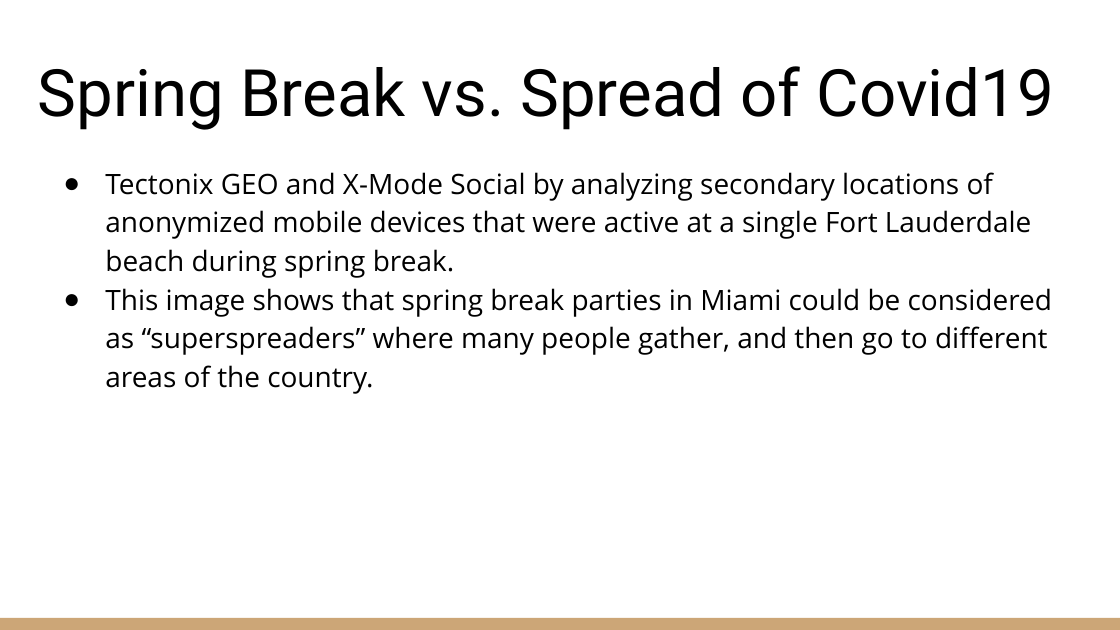
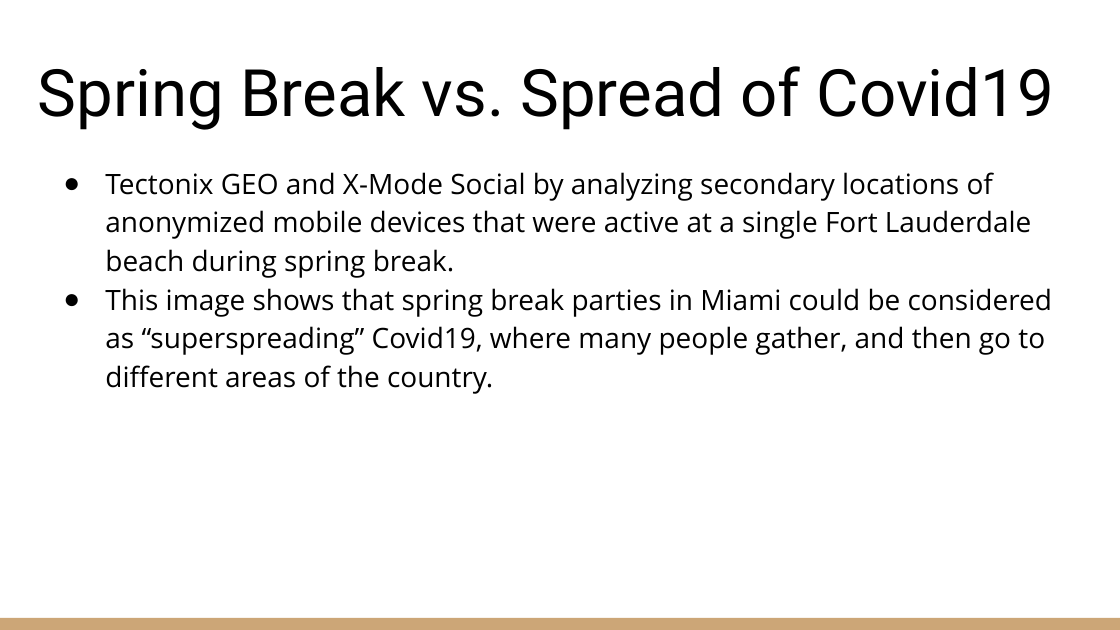
Before and after one commit to ngathan/DataMiningS2020, a slide deck: slide 7 of Week9/Week9_ Digital Trace Data.pptx. Drawn at 1120x630 pixels with LibreOffice and Linux fonts; fonts in the diff are those of the drawing. Boxes give left, top, right and bottom in pixels: in the first picture for what was removed or moved away, otherwise in the second. Text is boxed around its words. In the diff, an @@ line names an element or a change of style, - is before the commit and + after.

```diff
--- a/Week9/Week9_ Digital Trace Data.pptx
+++ b/Week9/Week9_ Digital Trace Data.pptx
@@ text at (105, 288, 1052, 394): text changed @@
-● This image shows that spring break parties in Miami could be considered as “superspreaders” where many people gather, and then go to different areas of the country.
+● This image shows that spring break parties in Miami could be considered as “superspreading” Covid19, where many people gather, and then go to different areas of the country.
```
Also in this commit, not shown: 3 other slides changed, 1 slide added, 1 other file.
